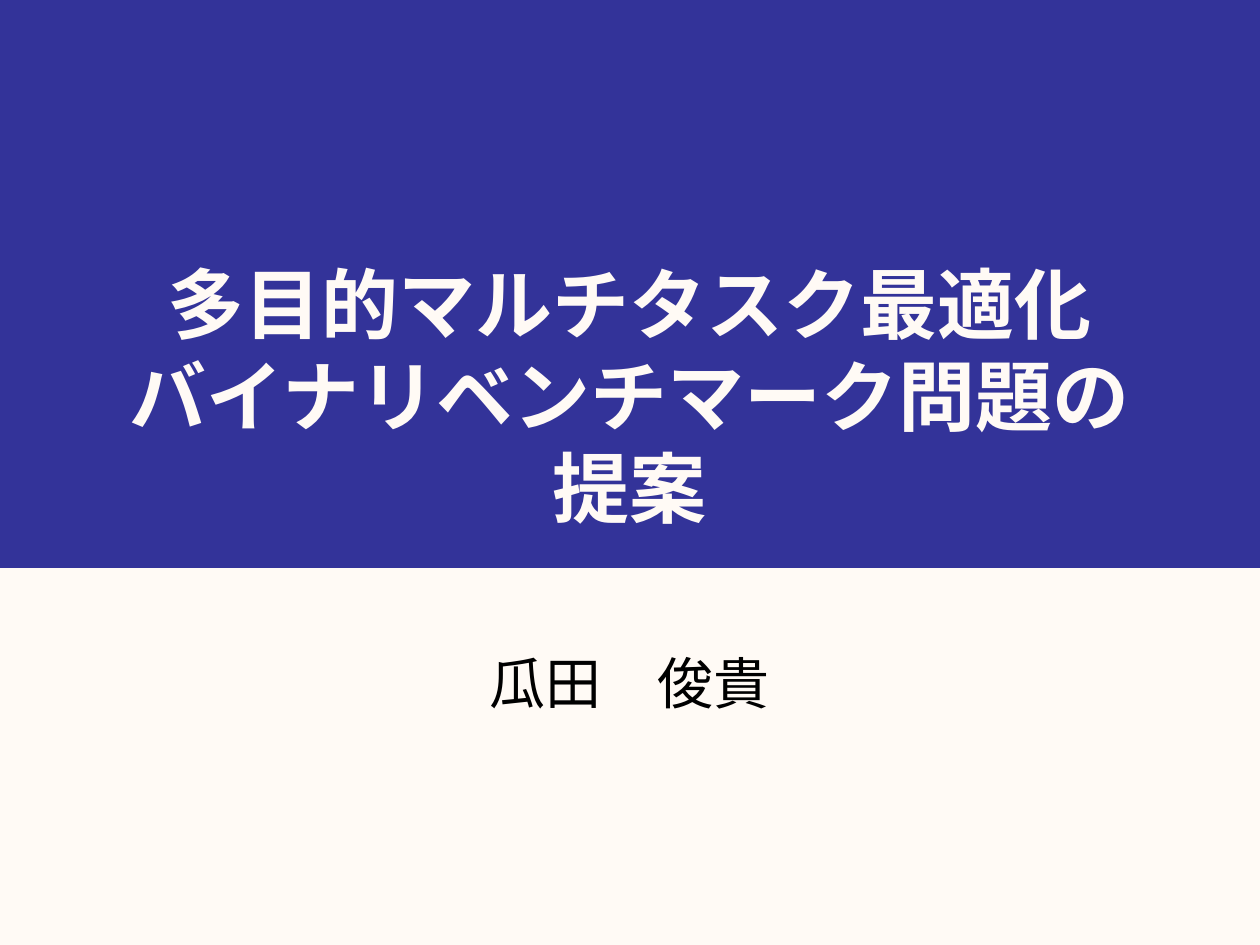
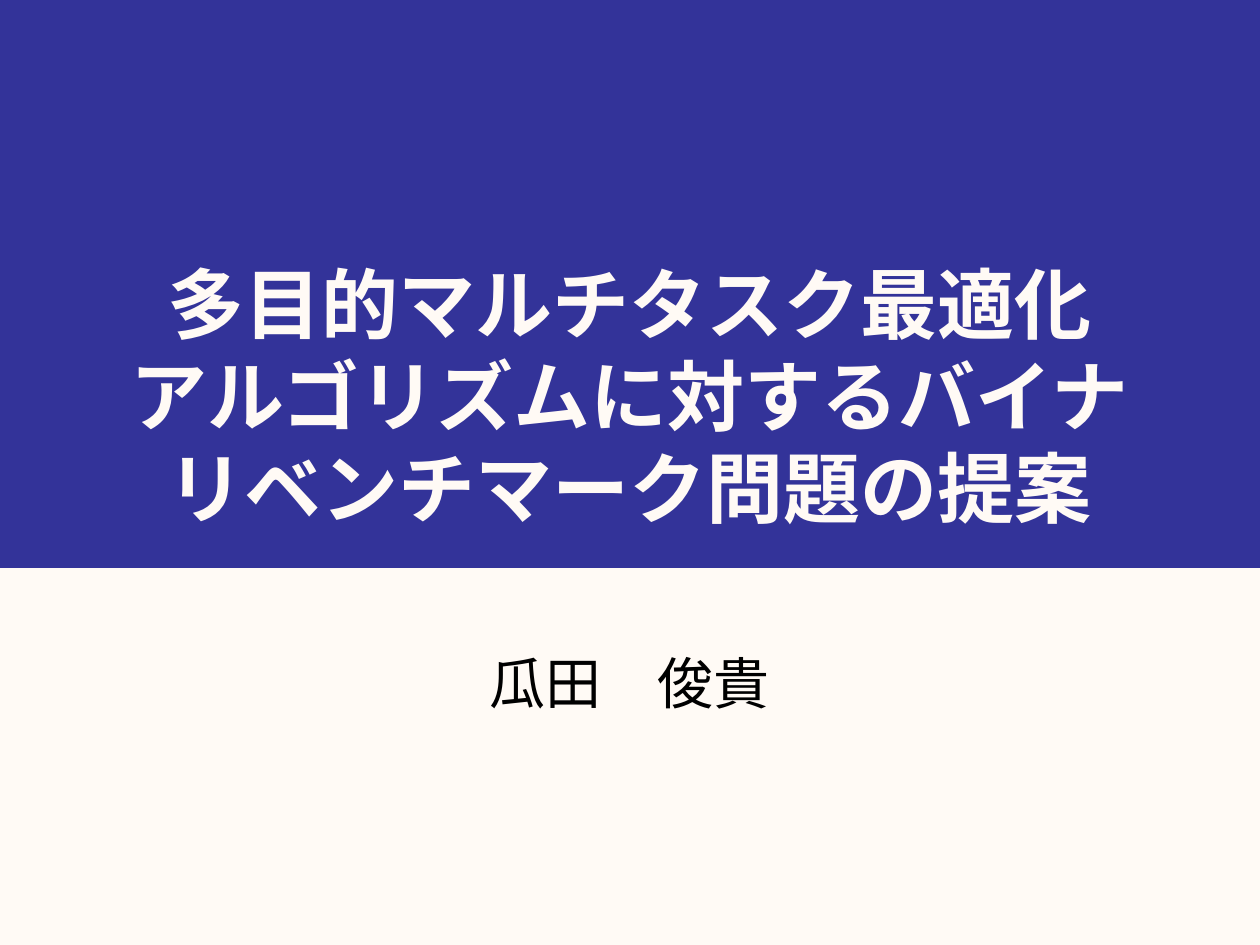
Before and after one commit to youle921/Slide-maintain, a slide deck: slide 1 of slide_0129/20200129_urita.pptx. Drawn at 1260x945 pixels with LibreOffice and Linux fonts; fonts in the diff are those of the drawing. Boxes give left, top, right and bottom in pixels: in the first picture for what was removed or moved away, otherwise in the second. Text is boxed around its words. In the diff, an @@ line names an element or a change of style, - is before the commit and + after.

```diff
--- a/slide_0129/20200129_urita.pptx
+++ b/slide_0129/20200129_urita.pptx
@@ title at box(131, 267, 1128, 524): text changed @@
-多目的マルチタスク最適化
-バイナリベンチマーク問題の
-提案
+多目的マルチタスク最適化
+アルゴリズムに対するバイナリベンチマーク問題の提案
```
Also in this commit, not shown: 5 other slides changed.
